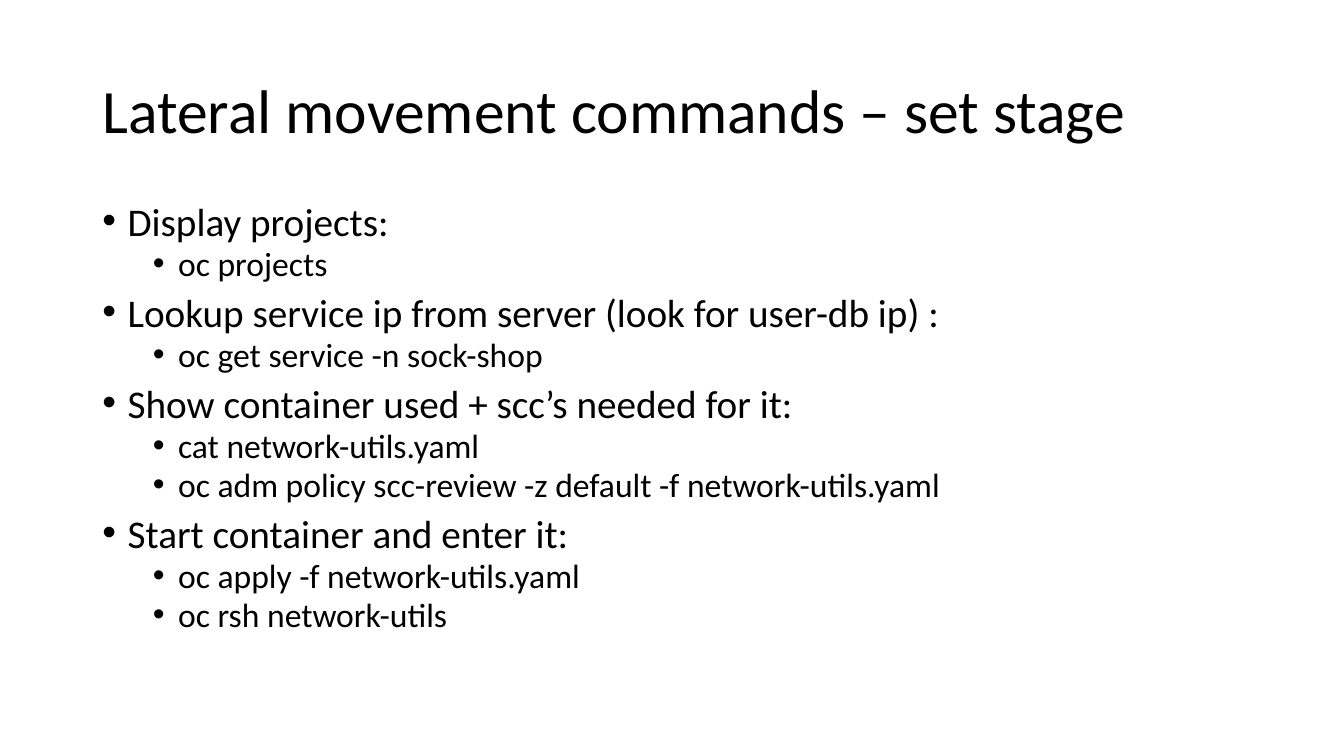
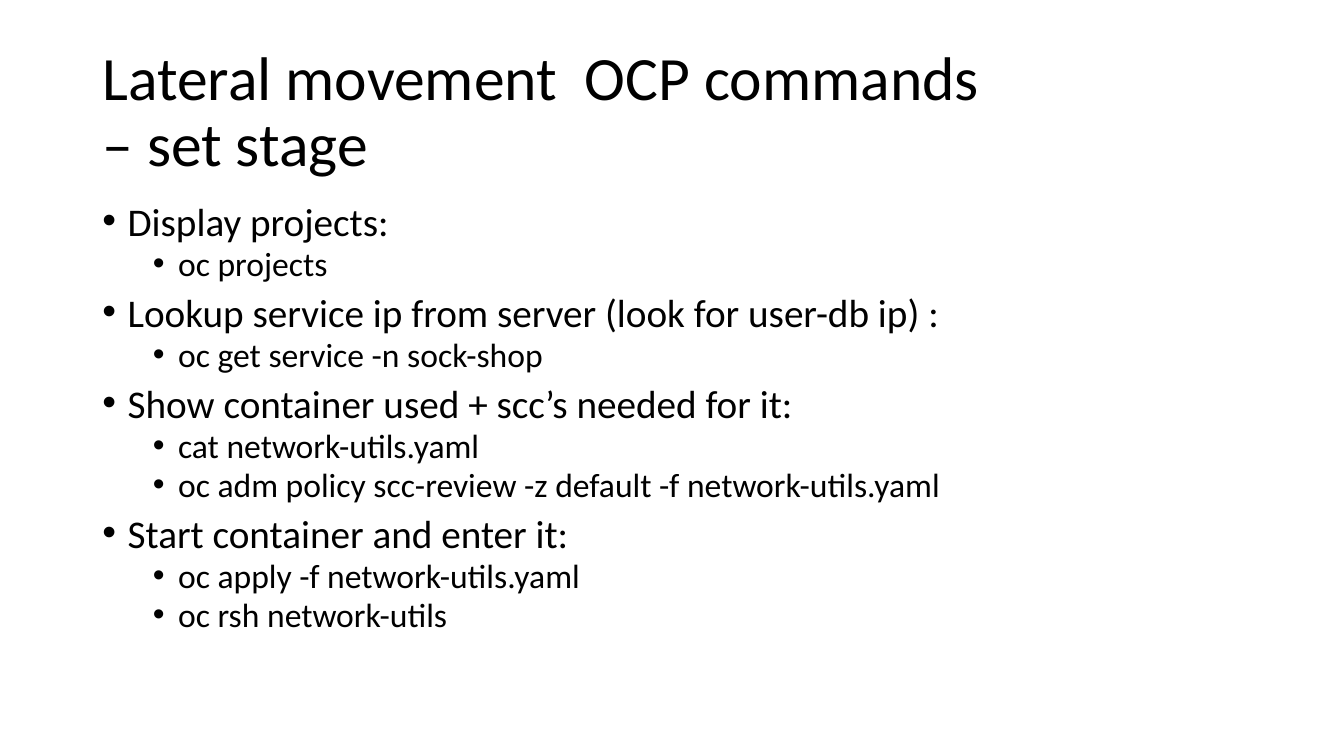
Before and after one commit to gramsimamsi/bachelorThesis, a slide deck: slide 10 of Screenshots.pptx (slide 11 before the commit). Drawn at 1344x756 pixels with LibreOffice and Linux fonts; fonts in the diff are those of the drawing. Boxes give left, top, right and bottom in pixels: in the first picture for what was removed or moved away, otherwise in the second. Text is boxed around its words. In the diff, an @@ line names an element or a change of style, - is before the commit and + after.

```diff
--- a/Screenshots.pptx
+++ b/Screenshots.pptx
@@ title at <box>102,57,979,177</box>: text changed @@
-Lateral movement commands – set stage
+Lateral movement OCP commands
+– set stage
```
Also in this commit, not shown: 14 other slides changed, 28 slides added, 1 slide removed, 1 other file.
